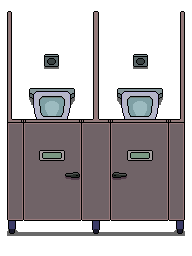
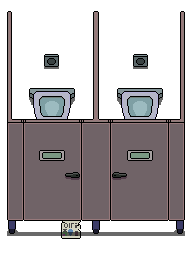
Layers edited between the first and the second w=192, h=256 image:
added layer "add_flyer" above "kot" over (61, 221, 81, 239)
